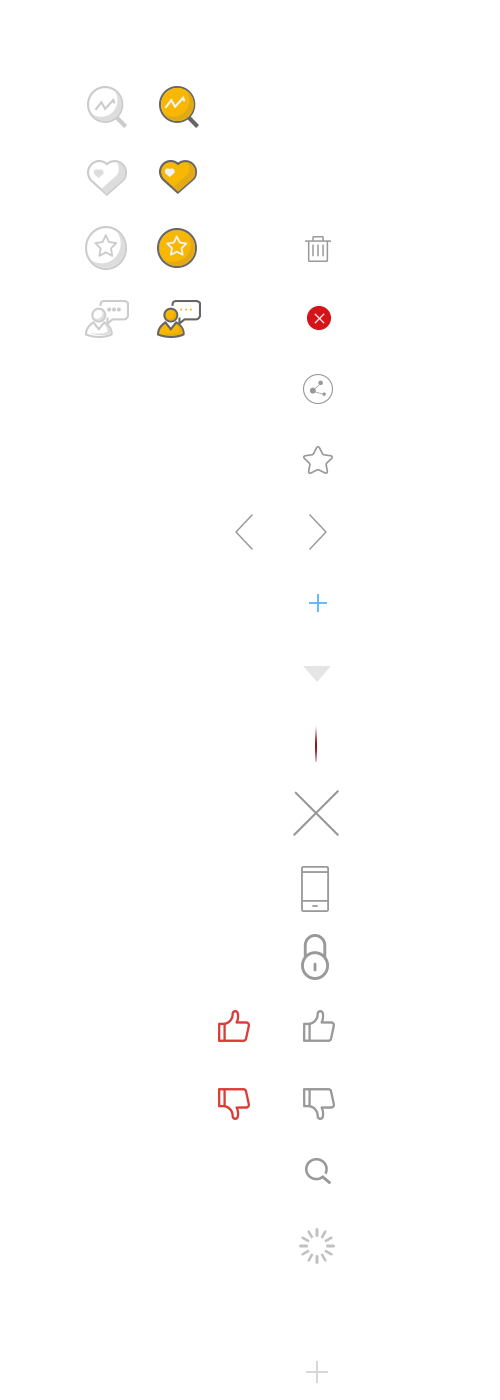
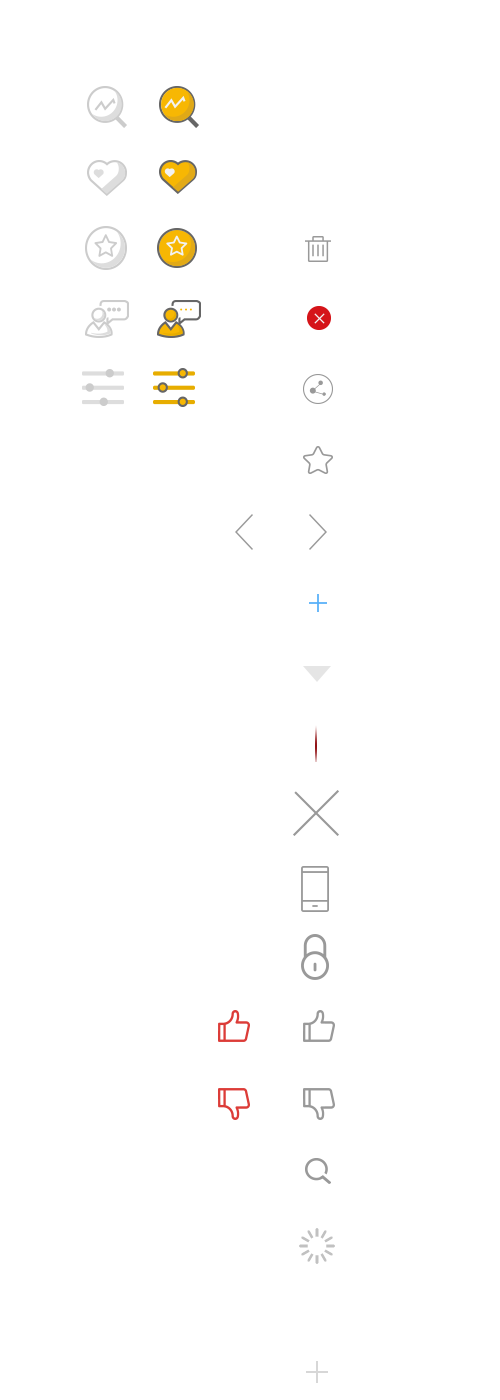
The second 500 x 1400 image is a revision of the first. Changes to its layers:
added layer "矢量智能对象" (1st of 19) above "矢量智能对象" over (82, 369, 124, 406)
added layer "矢量智能对象" (2nd of 19) above "矩形 42 拷贝" over (153, 368, 195, 407)
